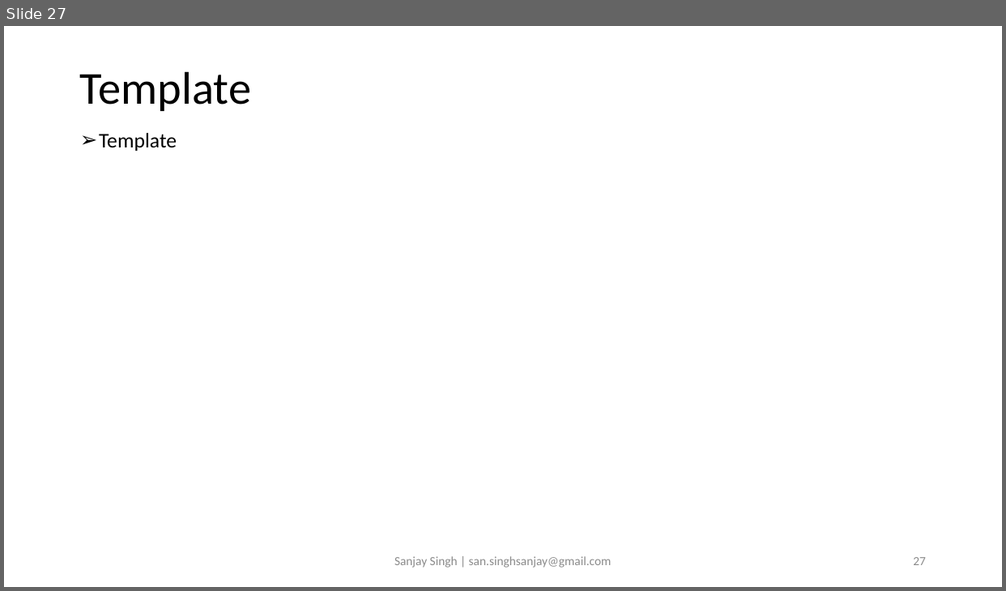
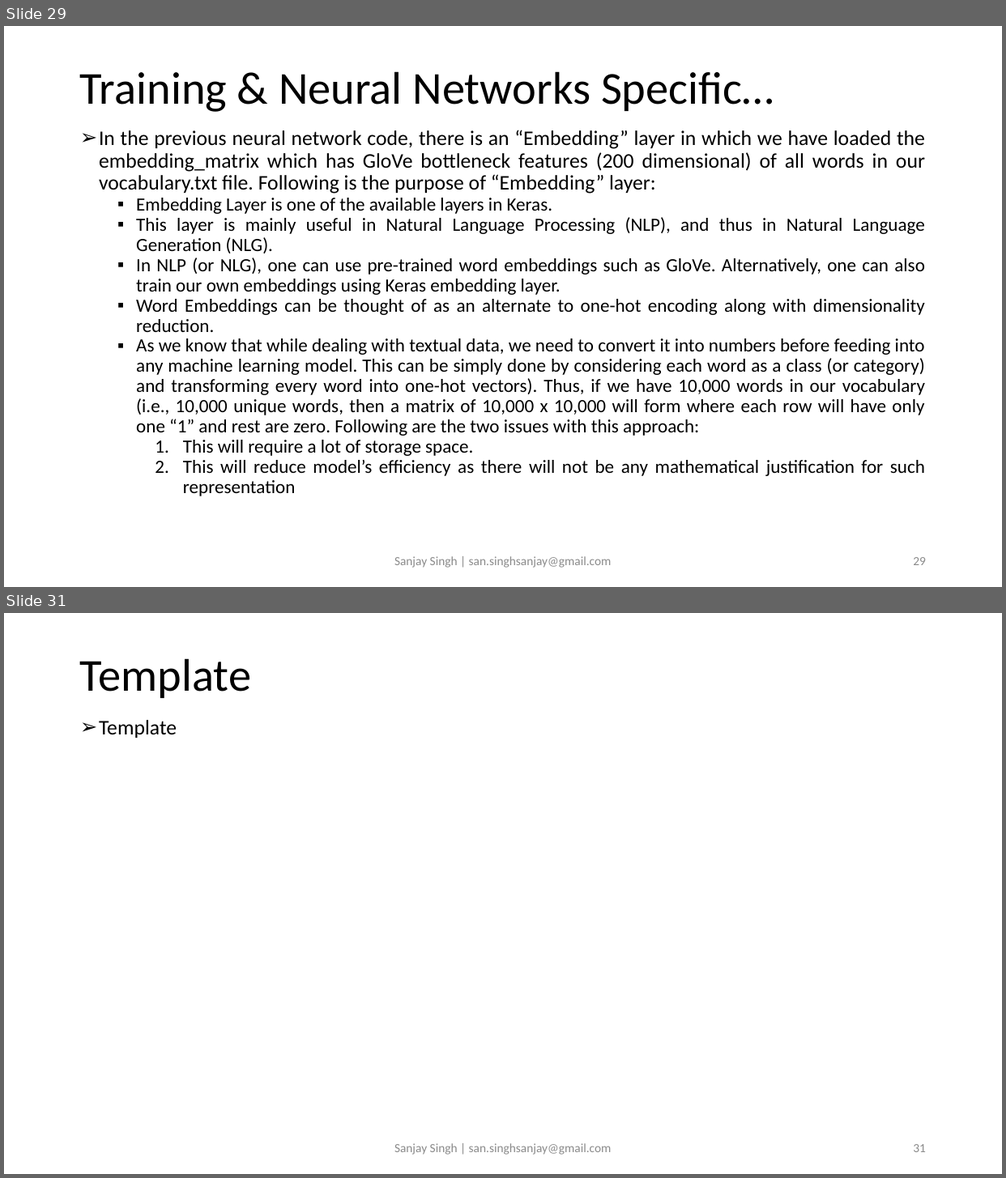
Before and after one commit to sansinghsanjay/Flickr8k_ImageCaptioning, a slide deck: readme.pptx. Shown one above the other, each under a label of ours: slide 27 before the commit, slides 29 and 31 after it; the slides between them are not shown. The pictures are 1006x591 and 1006x1178 pixels, drawn with LibreOffice and Linux fonts; fonts in the diff are those of the drawing. Boxes give left, top, right and bottom in pixels: in the first picture for what was removed or moved away, otherwise in the second. Text is boxed around its words. In the diff, an @@ line names an element or a change of style, - is before the commit and + after.

```diff
--- a/readme.pptx
+++ b/readme.pptx
@@ slide 29 added at [4, 26, 1002, 587], background #FFFFFF @@
@@ title added at [80, 71, 774, 112], 44 pt, text #000000 @@
+Training & Neural Networks Specific…
@@ text added at [99, 130, 925, 497], 18 pt, text #000000 @@
+➢ In the previous neural network code, there is an “Embedding” layer in which we have loaded the embedding_matrix which has GloVe bottleneck features (200 dimensional) of all words in our vocabulary.txt file. Following is the purpose of “Embedding” layer:
+  ▪ Embedding Layer is one of the available layers in Keras.
+  ▪ This layer is mainly useful in Natural Language Processing (NLP), and thus in Natural Language Generation (NLG).
+  ▪ In NLP (or NLG), one can use pre-trained word embeddings such as GloVe. Alternatively, one can also train our own embeddings using Keras embedding layer.
+  ▪ Word Embeddings can be thought of as an alternate to one-hot encoding along with dimensionality reduction.
+  ▪ As we know that while dealing with textual data, we need to convert it into numbers before feeding into any machine learning model. This can be simply done by considering each word as a class (or category) and transforming every word into one-hot vectors). Thus, if we have 10,000 words in our vocabulary (i.e., 10,000 unique words, then a matrix of 10,000 x 10,000 will form where each row will have only one “1” and rest are zero. Following are the two issues with this approach:
+    1. This will require a lot of storage space.
+    2. This will reduce model’s efficiency as there will not be any mathematical justification for such representation
@@ text added at [394, 557, 612, 568], 12 pt, text #8C8C8C @@
+Sanjay Singh | san.singhsanjay@gmail.com
@@ page number added at [913, 557, 926, 565], 12 pt, text #8C8C8C @@
+29
@@ what was slide 27 is now slide 31 @@
@@ page number at [913, 1144, 926, 1152]: text changed @@
-27
+31
```
Also in this commit, not shown: 6 slides changed, 3 other slides added, 1 other file.
